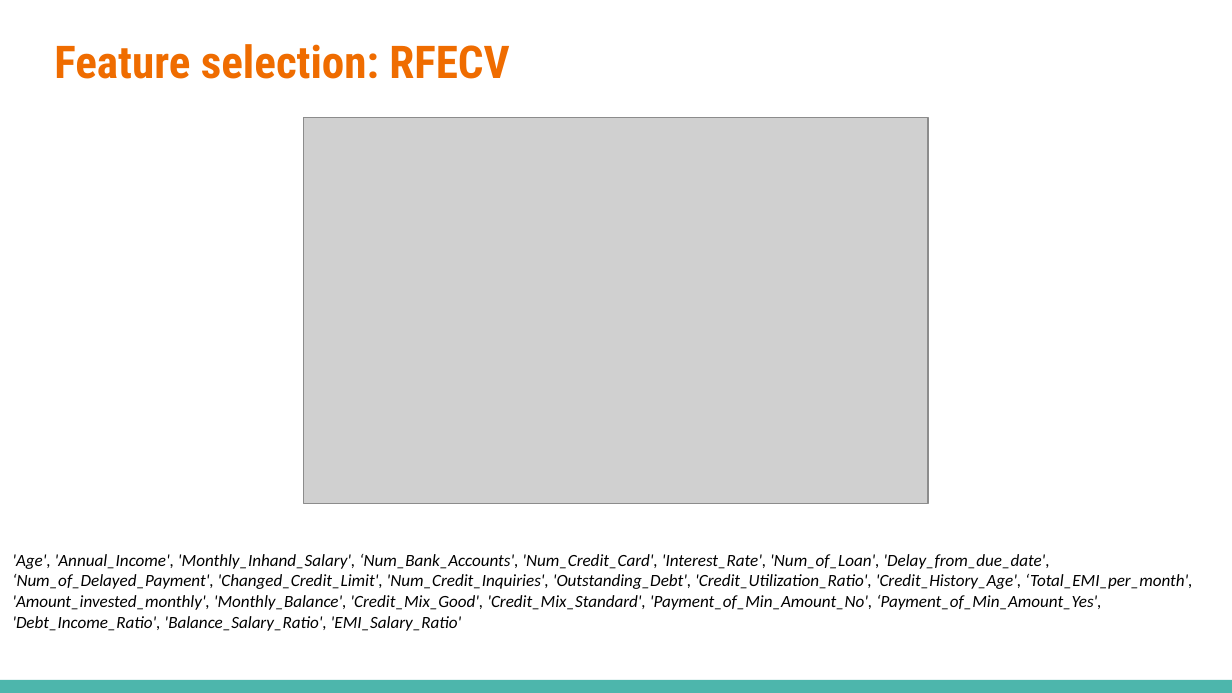
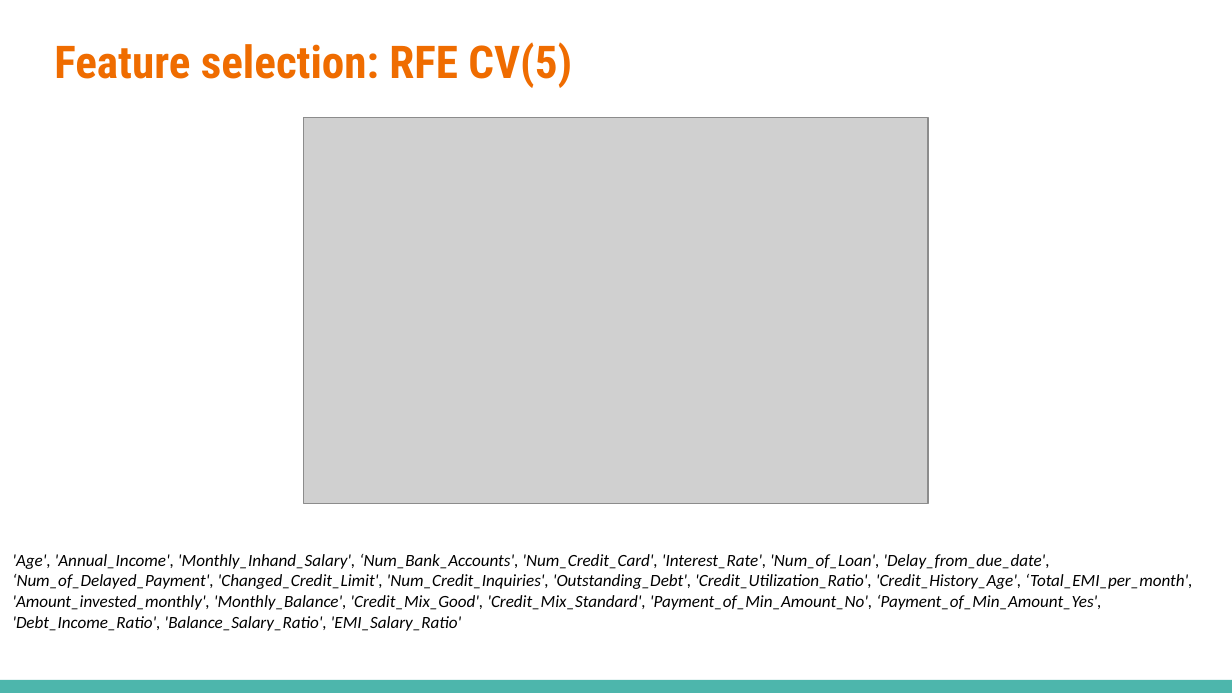
Before and after one commit to astronaut505/Credit-or-crisis, a slide deck: slide 7 of present.pptx (slide 6 before the commit). Drawn at 1232x693 pixels with LibreOffice and Linux fonts; fonts in the diff are those of the drawing; grey boxes stand for pictures. Boxes give left, top, right and bottom in pixels: in the first picture for what was removed or moved away, otherwise in the second. Text is boxed around its words. In the diff, an @@ line names an element or a change of style, - is before the commit and + after.

Commit message:
presentation

```diff
--- a/present.pptx
+++ b/present.pptx
@@ title at (54,42,572,88): text changed @@
-Feature selection: RFECV
+Feature selection: RFE CV(5)
```
Also in this commit, not shown: 1 other slide changed, 2 slides added.
